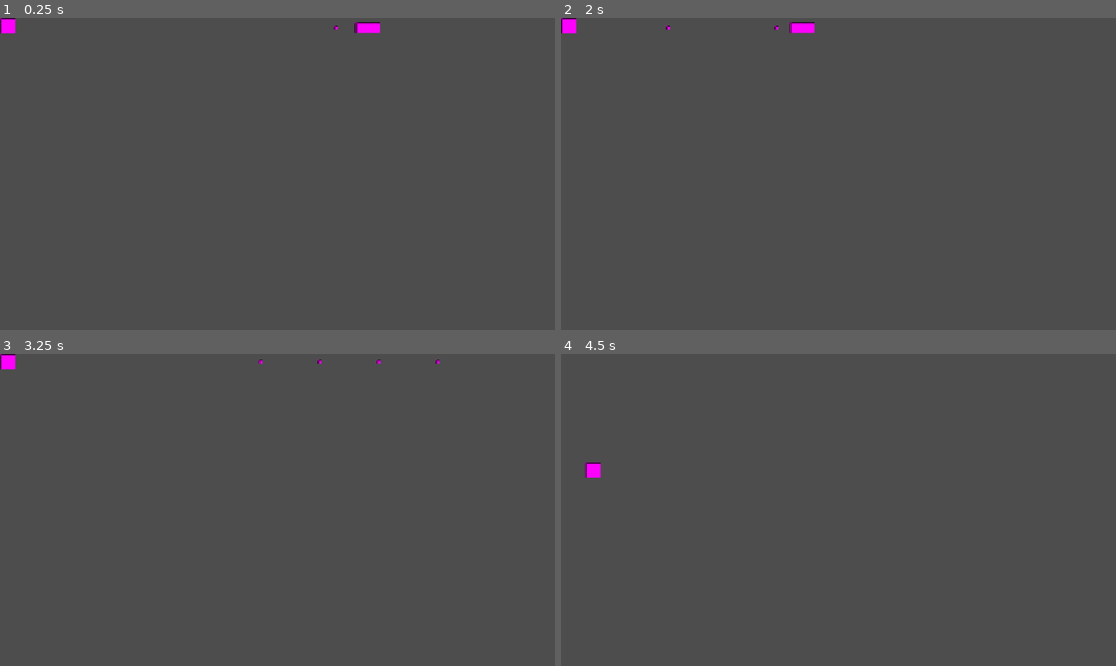
Above: before the commit, frames 1-4 (two rows, left to right).
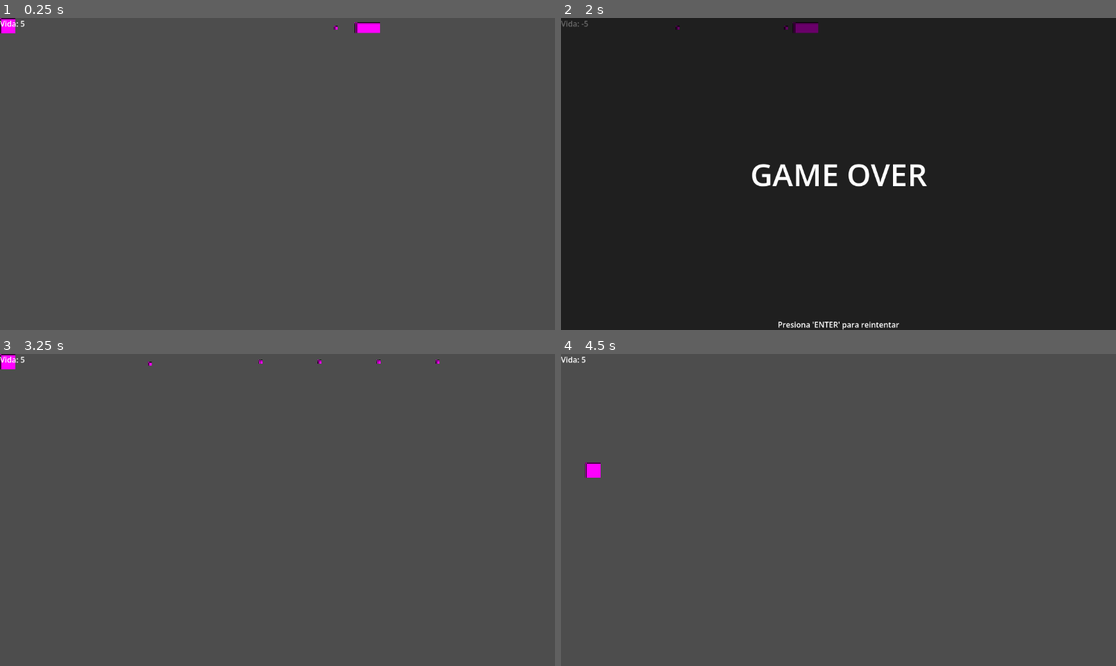
Above: after the commit, the same moments.

Repository: wfeboSKL/tales-for-the-asleep
Game: Godot game, scene res://scenes/level.tscn
Two runs of this game, one before a commit and one after it. Both use one fixed random seed, a clock stepped at 60 frames per second and the inputs below.
Inputs:
- Up to frame 1 (0.25 s): no input
- Up to frame 2 (2 s): tap Enter at 0.5, 0.6, 1.55 s; hold W (move_up) from 0.53 s (still down); tap Shift (focus) at 1.35 s
- Up to frame 3 (3.25 s): tap Enter at 2, 2.3, 2.85 s; release W (move_up) at 2.03 s; hold K (shoot) 2.03-2.78 s; hold A (move_left) from 2.03 s (still down)
- Up to frame 4 (4.5 s): release A (move_left) at 3.53 s; hold S (move_down) 3.53-4.28 s; tap Enter at 3.6 s; hold D (move_right) from 4.28 s (still down); tap Shift (focus) at 4.35 s

The runs differ from the first frame. In frame 1, less than 0.1% of the frame differs, in the area x 0-5%, y 0-3%; in frame 2, 100%, in the area x 0-100%, y 0-100%; in frame 3, less than 0.1%; in frame 4, less than 0.1%.

Commit message:
Sistema de vida, invencibilidad y Game Over | Trabajado en PC_FEBO

Diff:
--- a/scenes/bullets/enemy_bullet.gd
+++ b/scenes/bullets/enemy_bullet.gd
@@ -17,5 +17,5 @@
 func _on_body_entered(body):
 	#Si el cuerpo que toca está en el grupo "Player" tomará 1 de daño y se eliminará
 	if body.is_in_group("Player"):
-		body.take_damage(1)
+		body.take_damage(10)
 		queue_free()
--- a/scenes/level.tscn
+++ b/scenes/level.tscn
@@ -13,3 +13,10 @@
 collision_layer = 2
 collision_mask = 4
 up_direction = Vector2(1, -1.2500001e-06)
+
+[node name="HUD" type="CanvasLayer" parent="." unique_id=88502834]
+
+[node name="HealthLabel" type="Label" parent="HUD" unique_id=269660322]
+offset_right = 40.0
+offset_bottom = 23.0
+text = "Vida: 5"
--- a/scenes/player/player.gd
+++ b/scenes/player/player.gd
@@ -3,6 +3,8 @@
 extends CharacterBody2D
 #Pre-cargar la bala para evitar que el juego baje en funcionamiento
 const BULLET = preload("res://scenes/bullets/bullet.tscn")
+#Pre-cargar la escena de Game Over
+const GAME_OVER = preload("res://scenes/ui/game_over.tscn")
 #Definir la velocidad del jugador
 const SPEED = 300.0
 #Definir la velocidad del jugador en estado "focus" (estado de movimiento lento)
@@ -11,8 +13,12 @@
 var is_focused = false
 #Cooldown entre balas para que tengan un espacio entre ellas
 var shoot_cooldown = 0.0
+#Cooldown entre daño tomado para tener invencibilidad
+var invincibility_timer = 0.0
 #Establecer la vida del jugador
 var health = 5
+#Cuando el jugador esté en la escena, crear health_label
+@onready var health_label = get_parent().get_node("HUD/HealthLabel")
 
 #-- MOVIMIENTO DEL JUGADOR --
 #Función que procesa las físicas ocurriendo cada frame (delta)
@@ -38,6 +44,15 @@
 	#Debido a que está dentro de la función (la cual revisa cada frame que pasa)
 	#shoot_cooldown se le restará delta cada frame que pase (1/60 o 1/24 dependiendo del framerate)
 	shoot_cooldown -= delta
+	#invincibility_timer se le restará delta cada frame que pase
+	invincibility_timer -= delta
+	#fmod oscila entre 0 y 0.2, crea un interruptor para que este parpadee cada 0.1 segundos
+	#Si el timer es mayor a 0, este hará que el sprite parpadee
+	if invincibility_timer > 0:
+		$Sprite2D.visible = fmod(invincibility_timer, 0.2) > 0.1
+	#De lo contrario, este será visible siempre
+	else:
+		$Sprite2D.visible = true
 	#Si "shoot" [k] es presionado y el cooldown está en 0 [o menos]:
 	if Input.is_action_pressed("shoot") and shoot_cooldown <= 0:
 		#La variable bala crea (o instancia) la escena BULLET
@@ -48,7 +63,18 @@
 		get_parent().add_child(bullet)
 		#Se reinicia el cooldown de la bala para que en los siguientes frames se resta por delta
 		shoot_cooldown = 0.1
+#--TOMAR DAÑO--
+#Función que registra el daño tomado de un enemigo, amount es un valor específicado en enemy
 func take_damage(amount):
-	health -= amount
-	if health <= 0:
-		queue_free()
+	if invincibility_timer <= 0:
+		#Cada vez que se activa esta función, se le restará "amount" al jugador (su variable health)
+		health -= amount
+		#El texto que demuestra la vida del jugador mostrará ahora la vida actual (hay que cambiar esto)
+		health_label.text = "Vida: " + str(health)
+		#Si la vida es menor o igual a 0, eliminar al jugador e instanciar escena de Game Over
+		if health <= 0:
+			var game_over = GAME_OVER.instantiate()
+			get_parent().add_child(game_over)
+			queue_free()
+		#Reiniciar temporizador de invencibilidad
+		invincibility_timer = 1.5
--- /dev/null
+++ b/scenes/ui/game_over.gd
@@ -0,0 +1,13 @@
+#--MOSTRAR PANTALLA GAME OVER--
+#Se extiende a toda esta escena
+extends CanvasLayer
+func _ready() -> void:
+	process_mode = Node.PROCESS_MODE_ALWAYS
+	#Cuando se crea, "get_tree" (a.k.a todo el juego) se detiene
+	get_tree().paused = true
+#Fucnión de presionar tecla
+func _input(event):
+	#Si evento es "presión de tecla" y el evento es "presionado" y la tecla es "enter"
+	if event is InputEventKey and event.pressed and event.keycode == KEY_ENTER:
+		get_tree().paused = false
+		get_tree().reload_current_scene()
--- /dev/null
+++ b/scenes/ui/game_over.tscn
@@ -0,0 +1,43 @@
+[gd_scene format=3 uid="uid://bjp6gcal77xvc"]
+
+[ext_resource type="Script" uid="uid://7i63ly8bmnj4" path="res://scenes/ui/game_over.gd" id="1_60xr3"]
+
+[node name="GameOver" type="CanvasLayer" unique_id=2082026550]
+script = ExtResource("1_60xr3")
+
+[node name="ColorRect" type="ColorRect" parent="." unique_id=505618145]
+anchors_preset = 15
+anchor_right = 1.0
+anchor_bottom = 1.0
+grow_horizontal = 2
+grow_vertical = 2
+color = Color(0, 0, 0, 0.5882353)
+
+[node name="GameOverLabel" type="Label" parent="." unique_id=1608483017]
+anchors_preset = 8
+anchor_left = 0.5
+anchor_top = 0.5
+anchor_right = 0.5
+anchor_bottom = 0.5
+offset_left = -43.5
+offset_top = -11.5
+offset_right = 43.5
+offset_bottom = 11.5
+grow_horizontal = 2
+grow_vertical = 2
+theme_override_font_sizes/font_size = 64
+text = "Game Over"
+uppercase = true
+
+[node name="ExtraDetail" type="Label" parent="." unique_id=516749421]
+anchors_preset = 7
+anchor_left = 0.5
+anchor_top = 1.0
+anchor_right = 0.5
+anchor_bottom = 1.0
+offset_left = -126.0
+offset_top = -23.0
+offset_right = 126.0
+grow_horizontal = 2
+grow_vertical = 0
+text = "Presiona 'ENTER' para reintentar"
Not shown, added: scenes/ui/game_over.gd.uid
